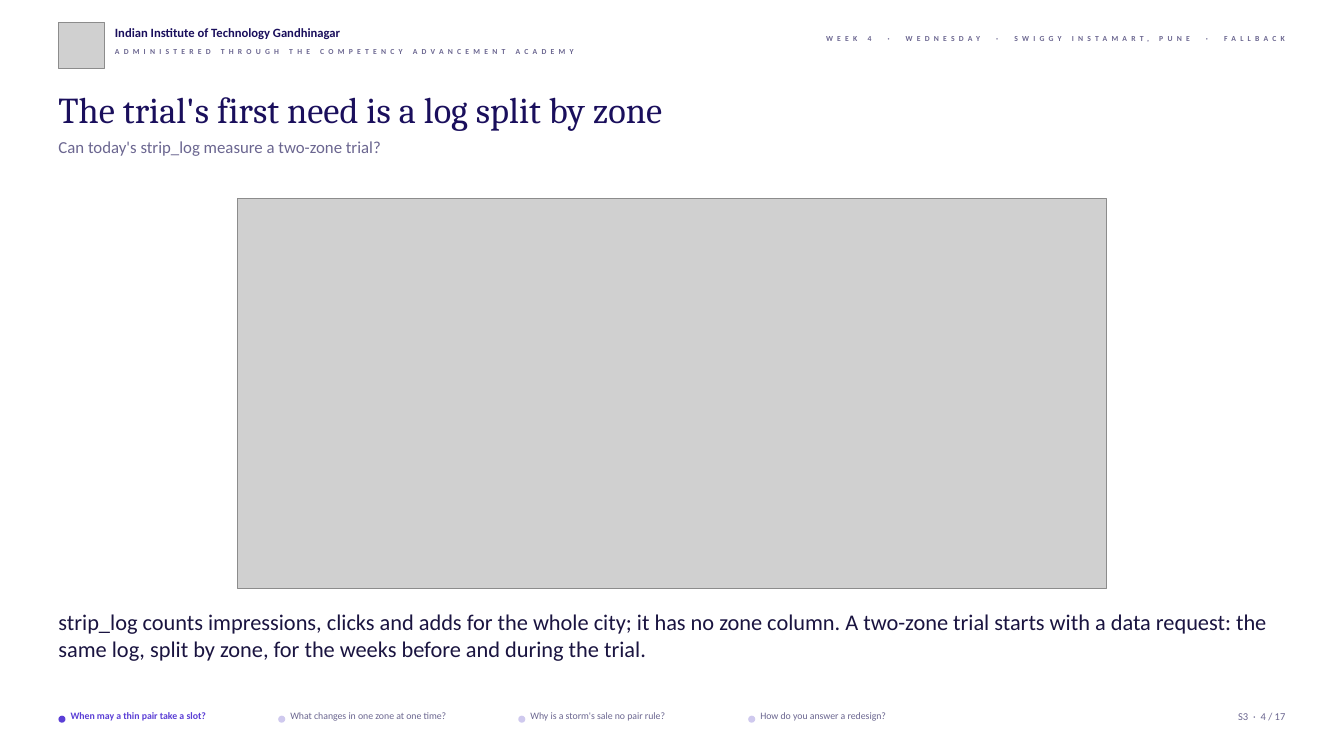
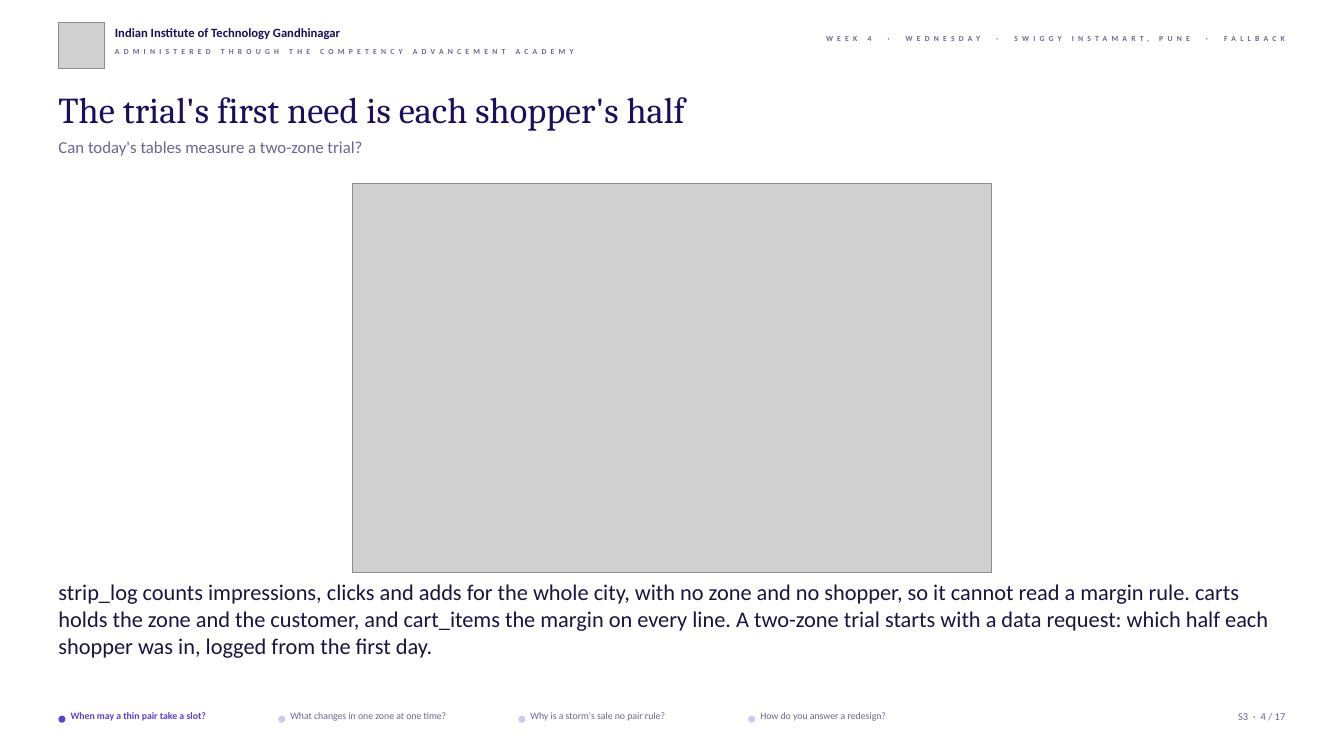
Before and after one commit to fde-academy-lab/c2-content-factory, a slide deck: slide 4 of content/W04/D3/slides/C2_W04_D03_fallback_STUDENT.pptx. Drawn at 1344x756 pixels with LibreOffice and Linux fonts; fonts in the diff are those of the drawing; grey boxes stand for pictures; background and template pictures are left out. Boxes give left, top, right and bottom in pixels: in the first picture for what was removed or moved away, otherwise in the second. Text is boxed around its words. In the diff, an @@ line names an element or a change of style, - is before the commit and + after.

```diff
--- a/content/W04/D3/slides/C2_W04_D03_fallback_STUDENT.pptx
+++ b/content/W04/D3/slides/C2_W04_D03_fallback_STUDENT.pptx
@@ text at (x1=58, y1=97, x2=686, y2=131): text changed @@
-The trial's first need is a log split by zone
+The trial's first need is each shopper's half
@@ text at (x1=58, y1=141, x2=362, y2=156): text changed @@
-Can today's strip_log measure a two-zone trial?
+Can today's tables measure a two-zone trial?
@@ picture resized from (x1=237, y1=199, x2=1106, y2=590) to (x1=352, y1=184, x2=992, y2=573) @@
@@ text at (x1=58, y1=584, x2=1268, y2=658): text changed @@
-strip_log counts impressions, clicks and adds for the whole city; it has no zone column. A two-zone trial starts with a data request: the same log, split by zone, for the weeks before and during the trial.
+strip_log counts impressions, clicks and adds for the whole city, with no zone and no shopper, so it cannot read a margin rule. carts holds the zone and the customer, and cart_items the margin on every line. A two-zone trial starts with a data request: which half each shopper was in, logged from the first day.
```
Also in this commit, not shown: 4 other slides changed, 10 other files.
